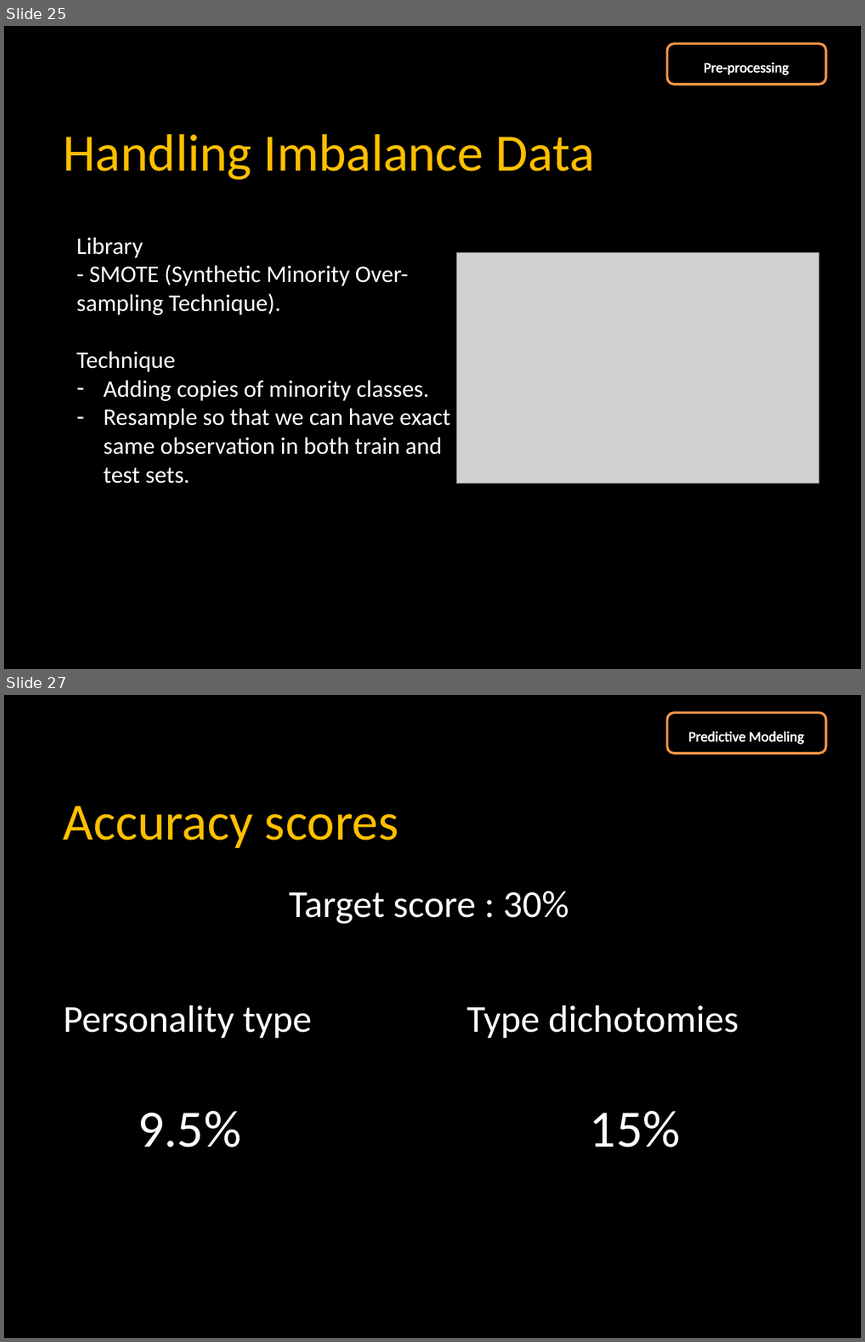
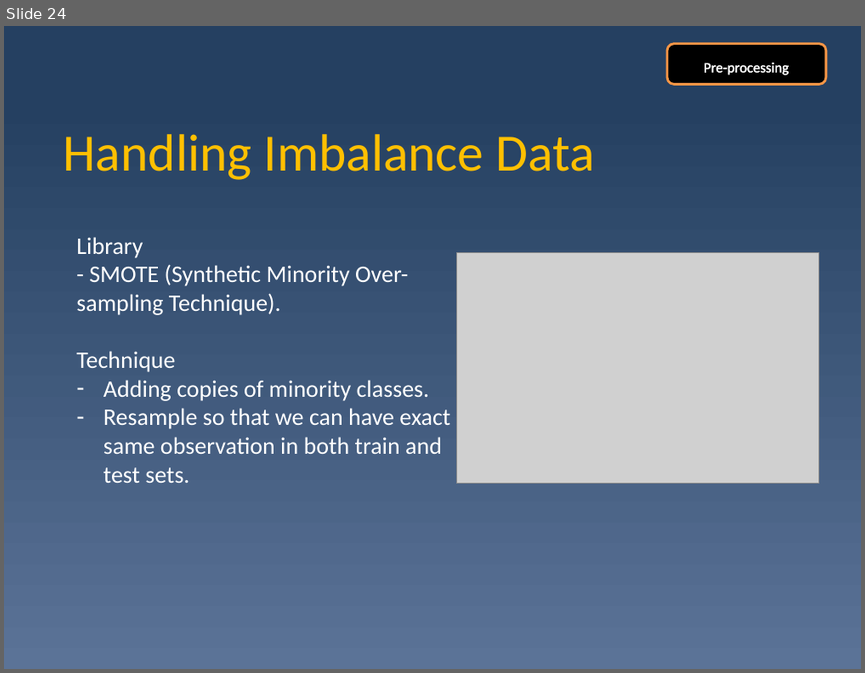
Before and after one commit to WeeYL/capstone, a slide deck: Personality analysis.pptx. Shown one above the other, each under a label of ours: slides 25 and 27 before the commit, slide 24 after it; the slides between them are not shown. The pictures are 865x1342 and 865x673 pixels, drawn with LibreOffice and Linux fonts; fonts in the diff are those of the drawing; grey boxes stand for pictures. Boxes give left, top, right and bottom in pixels: in the first picture for what was removed or moved away, otherwise in the second. Text is boxed around its words. In the diff, an @@ line names an element or a change of style, - is before the commit and + after.

```diff
--- a/Personality analysis.pptx
+++ b/Personality analysis.pptx
@@ slide 27 removed at <box>4,695,861,1338</box>, background #000000 @@
@@ rounded rectangle removed at <box>667,713,826,754</box> @@
@@ text removed at <box>688,731,804,744</box> @@
-Predictive Modeling
@@ title removed at <box>64,805,398,848</box> @@
-Accuracy scores
@@ text removed at <box>289,891,568,924</box> @@
-Target score : 30%
@@ text removed at <box>64,1005,738,1038</box> @@
-Personality type Type dichotomies
@@ text removed at <box>137,1111,241,1147</box> @@
-9.5%
@@ text removed at <box>590,1111,680,1147</box> @@
-15%
@@ what was slide 25 is now slide 24 @@
@@ slide 24 changed as well @@
@@ background #000000 to gradient #254061 to #5B7397 @@
```
Also in this commit, not shown: 29 other slides changed, 2 slides added, 1 other slide removed, 2 other files.
